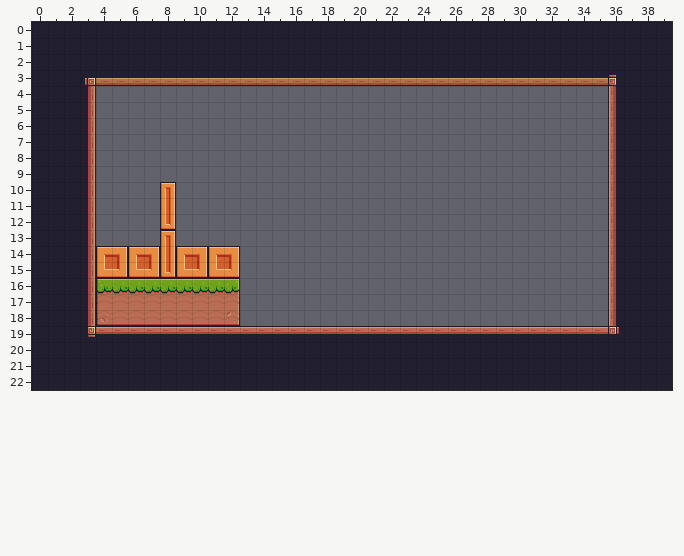
Tiled map -- assets/tiles/Level-01.tmx. Above: the version before the commit.
Cells are 16x16 px. Shown: x 0..39, y 0..22.
The result:
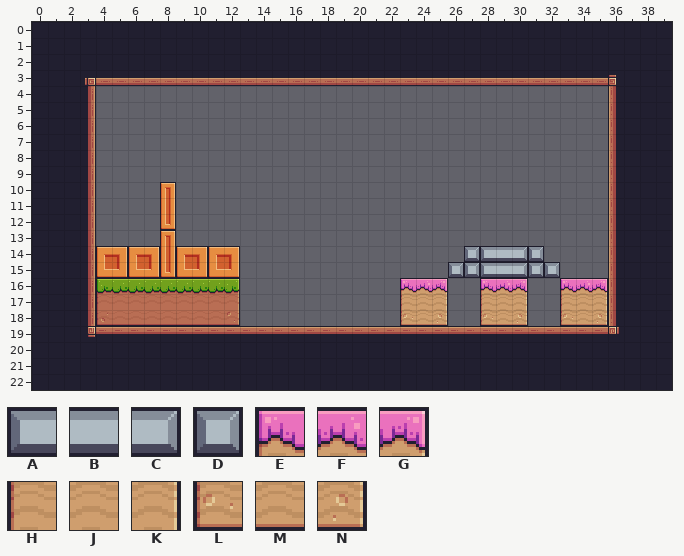
Key: from "Pixel Adventure": A 100, B 101, C 102, D 122, E 182, F 183, G 184, H 204, J 205, K 206, L 226, M 227, N 228.
_ is an empty cell.
Diff:
Layer "Background":
Tile A now appears in rows 14 to 15 at x 28.
Tile B now appears in rows 14 to 15 at x 29.
Tile C now appears in rows 14 to 15 at x 30.
Tile D now appears in row 14 at x 27 and 31; in row 15 at x 26 to 27 and 31 to 32.
Tile E now appears in row 16 at x 23, 28 and 33.
Tile F now appears in row 16 at x 24, 29 and 34.
Tile G now appears in row 16 at x 25, 30 and 35.
Tile H now appears in row 17 at x 23, 28 and 33.
Tile J now appears in row 17 at x 24, 29 and 34.
Tile K now appears in row 17 at x 25, 30 and 35.
Tile L now appears in row 18 at x 23, 28 and 33.
Tile M now appears in row 18 at x 24, 29 and 34.
Tile N now appears in row 18 at x 25, 30 and 35.
Pixel boxes of the changes (left, top, right, bottom) in both pictures:
added: (400, 246, 608, 326)
